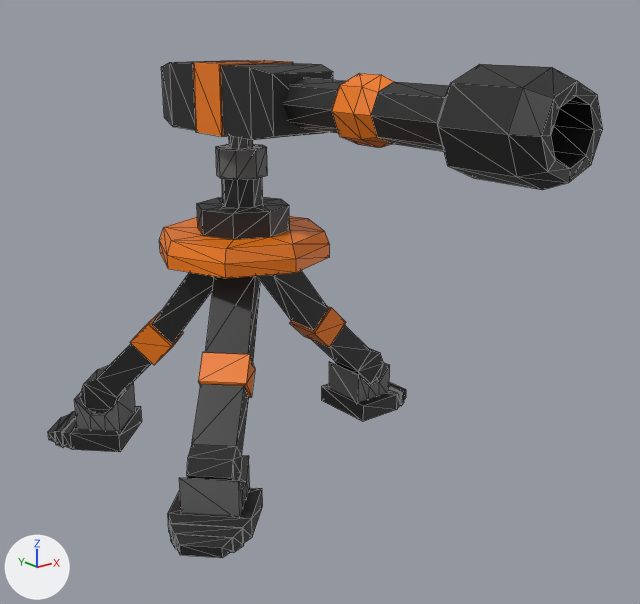
Before and after pictures for a commit that changed the glTF model globalSkillData/asset/Turret/Turret.glb.
Both versions are drawn from a camera (50 mm lens) standing at (-1.234, -1.856, 1.074) and looking at (0.105, -0.182, 0.404). The axes (+X, +Y, +Z) are drawn at lower left. The lights are the same throughout. Mesh edges are drawn as thin lines. Where no turn or scale is listed for an object, it has been applied to the vertices.

The first picture shows 'Base', 'Swivel'.
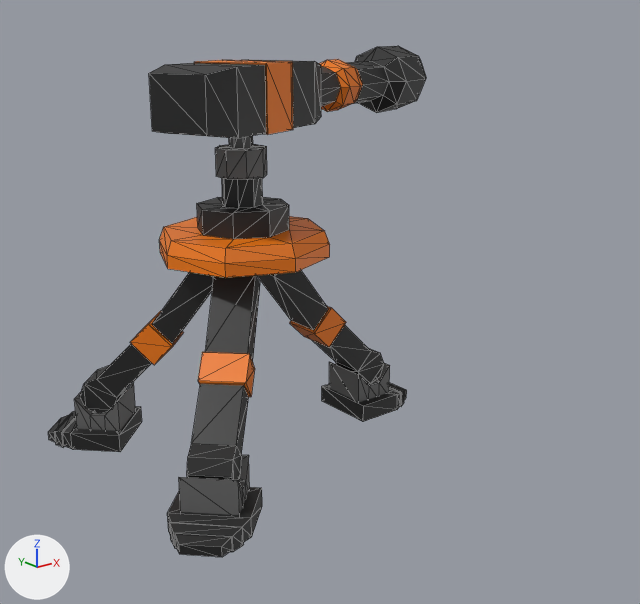
Where the newer file only moved an object's origin or applied its transform, the numbers keep the older frame.

Location of each change, (x1, y1, x2, y2) in pixels of the pictures (640 x 604 px):
'Swivel', turned: before (161, 60, 603, 190); after (149, 46, 426, 180)

The change, as a list of edits to the scene's bpy script:
```text
Change ob_swivel:
    ob_swivel.rotation_euler: (1.571, 0.0, 0.0) -> (1.571, 0.0, 1.955)  # degrees (90, 0, 0) -> degrees (90, 0, 112)
```
